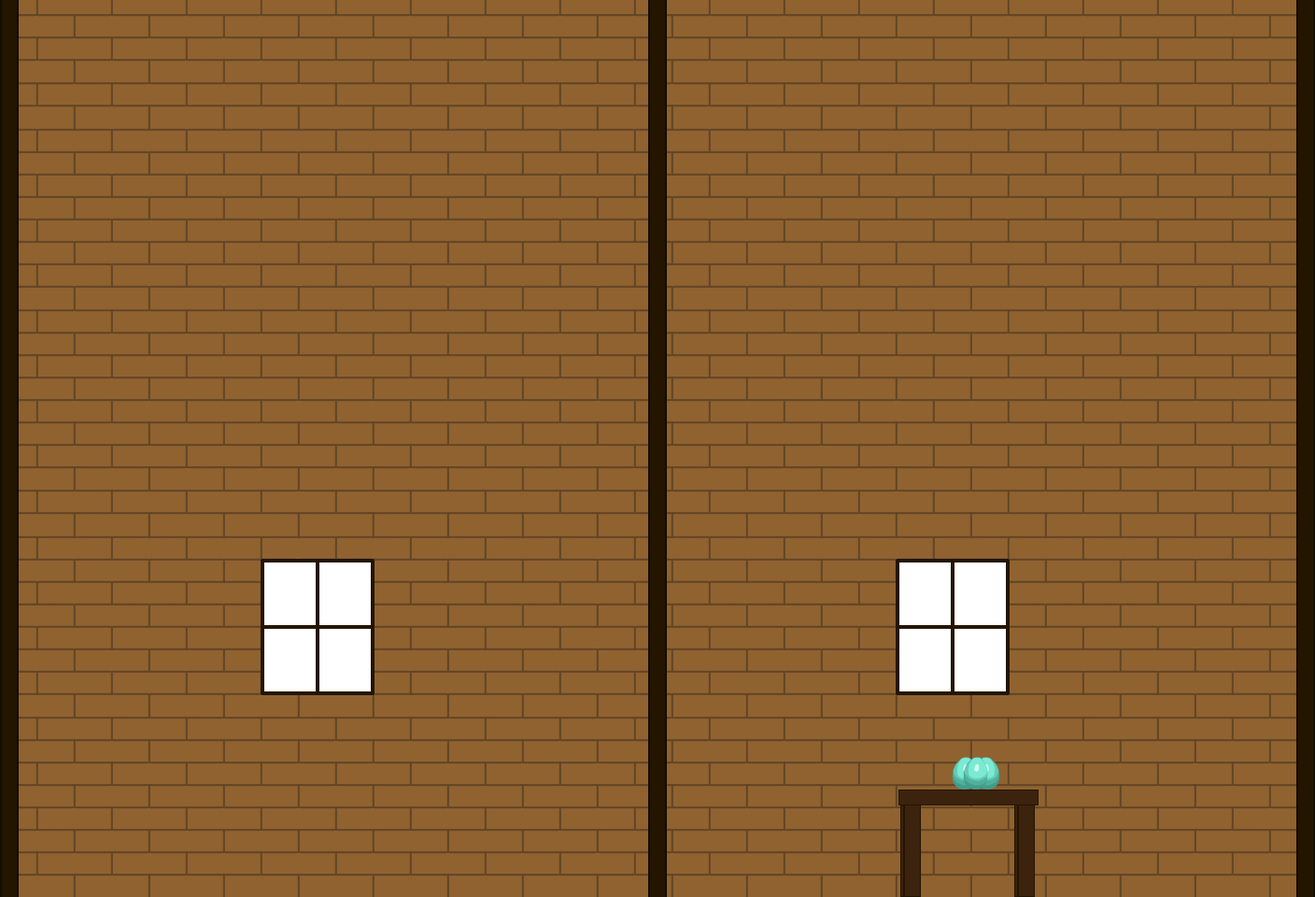
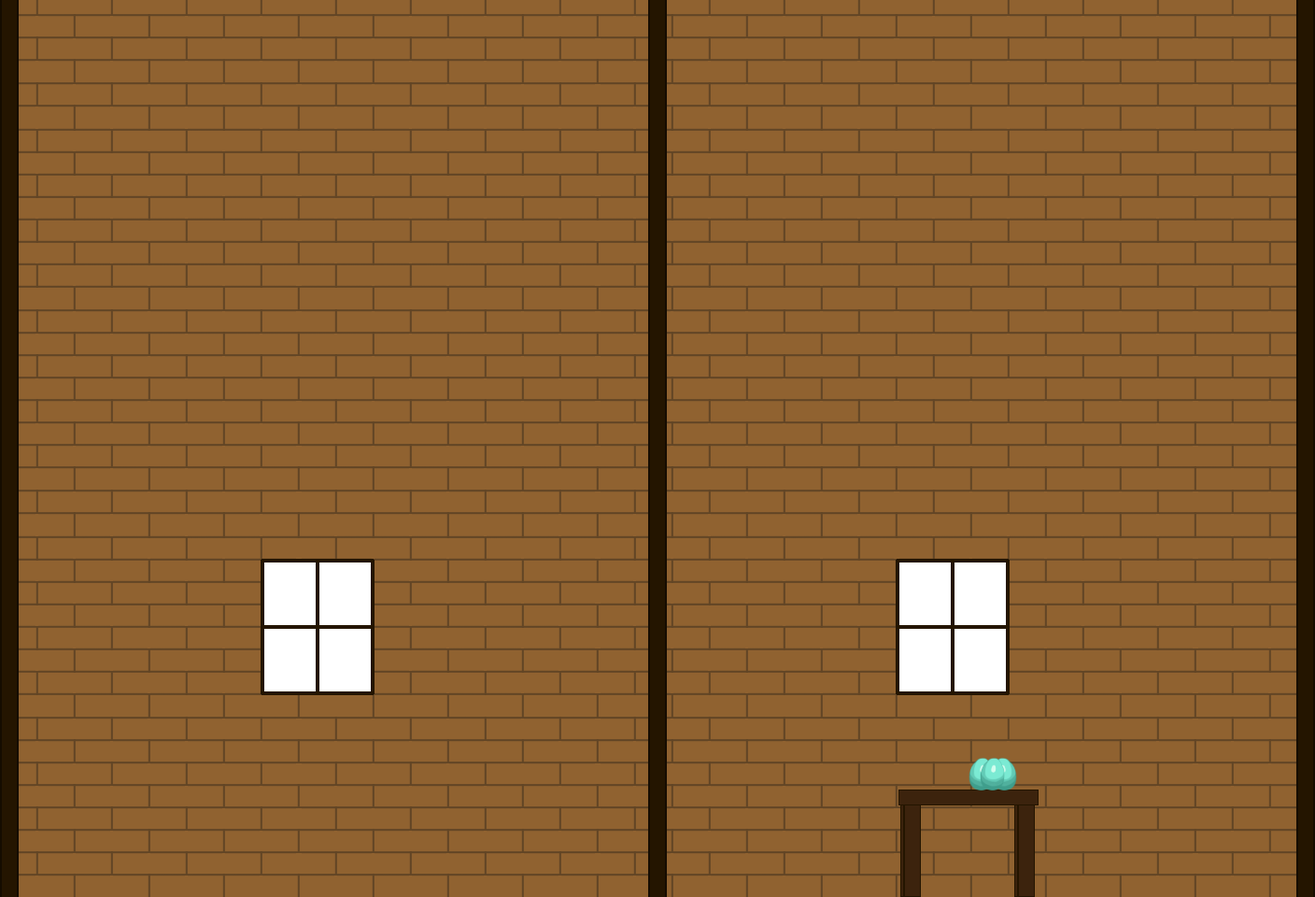
Layers edited between the first and the second 1315x897 image:
painted on "Oeuf copie 2" over [963, 756, 1018, 791]
removed layer "Oeuf copie" over [975, 756, 1001, 790]
removed layer "Oeuf" over [951, 756, 978, 790]
